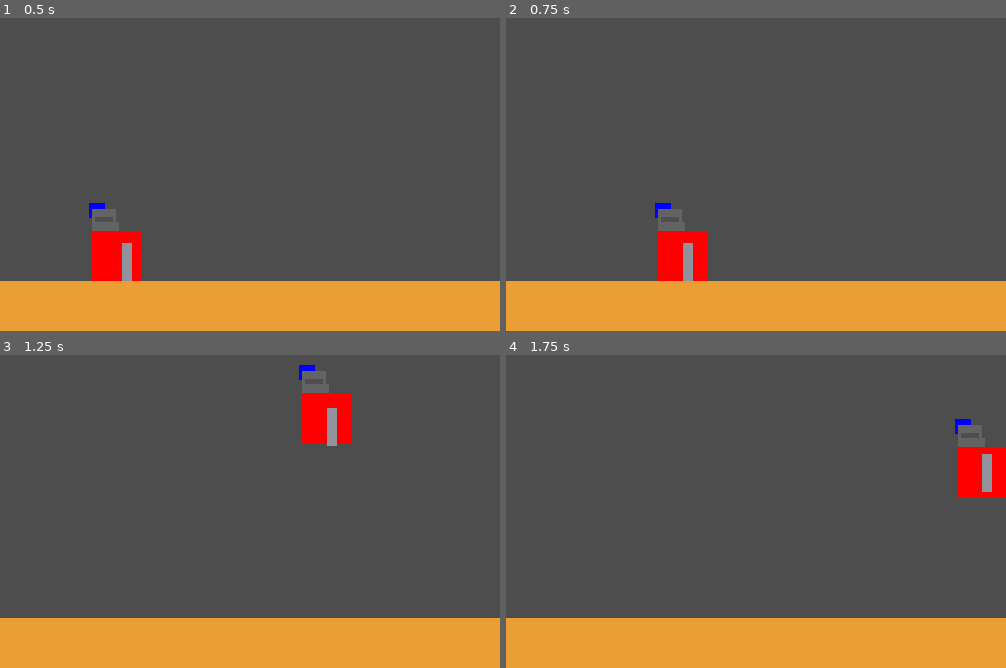
Above: before the commit, frames 1-4 (two rows, left to right).
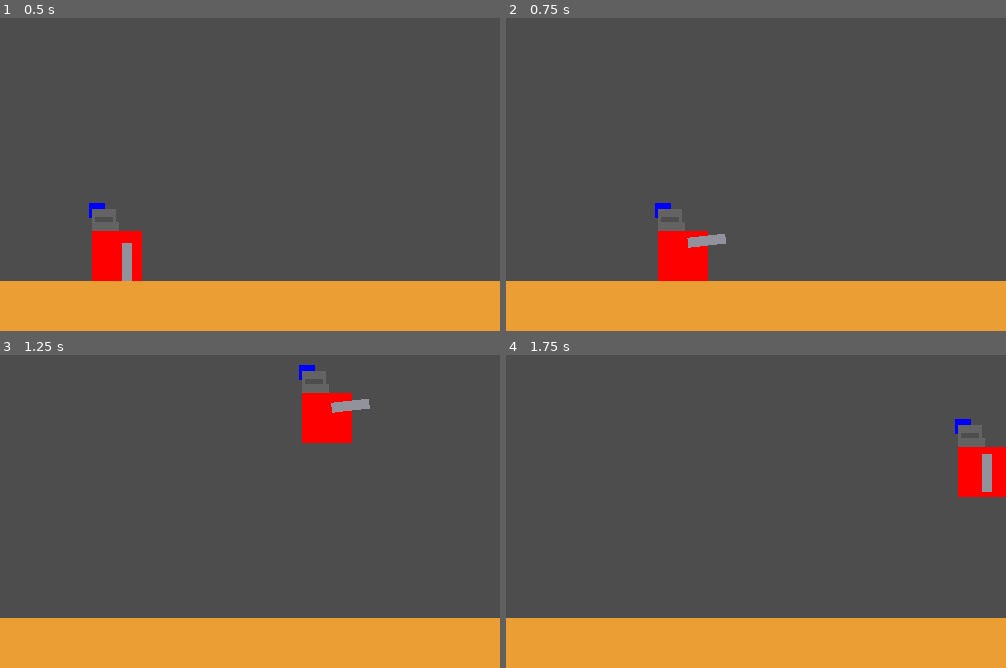
Above: after the commit, the same moments.

Repository: AceLeft/Dragon-Fall-Godot
Game: Godot game, scene res://lair/lair.tscn
Same seed, same stepped clock (60 frames per second), same inputs: the game is played once before the commit and once after it.
Inputs:
- Up to frame 1 (0.5 s): no input
- Up to frame 2 (0.75 s): hold D (move_right) from 0.53 s (still down); hold Space (attack, bound only after the commit) from 0.53 s (still down)
- Up to frame 3 (1.25 s): keep holding D (move_right); keep holding Space (attack, bound only after the commit); tap S (jump) at 0.77 s
- Up to frame 4 (1.75 s): keep holding D (move_right); release Space (attack, bound only after the commit) at 1.28 s; tap Space (attack, bound only after the commit) at 1.35 s; tap S (jump) at 1.52 s

Frame 1 is identical in both runs. In frame 2, 0.5% of the frame differs, in the area x 35-44%, y 69-85%; in frame 3, 0.5%; in frame 4, nothing differs.

Commit message:
Add sword swinging

Diff:
--- a/project/player/player.tscn
+++ b/project/player/player.tscn
@@ -10,6 +10,45 @@
 [sub_resource type="RectangleShape2D" id="RectangleShape2D_xhdim"]
 size = Vector2(10, 38)
 
+[sub_resource type="Animation" id="Animation_nw3m5"]
+resource_name = "swing_sword"
+length = 0.233337
+step = 0.0333333
+tracks/0/type = "value"
+tracks/0/imported = false
+tracks/0/enabled = true
+tracks/0/path = NodePath("..:rotation")
+tracks/0/interp = 1
+tracks/0/loop_wrap = true
+tracks/0/keys = {
+"times": PackedFloat32Array(0, 0.233333),
+"transitions": PackedFloat32Array(1, 0.466517),
+"update": 0,
+"values": [3.14159, 0.785398]
+}
+
+[sub_resource type="Animation" id="Animation_fdq1f"]
+resource_name = "reset"
+length = 0.10001
+tracks/0/type = "value"
+tracks/0/imported = false
+tracks/0/enabled = true
+tracks/0/path = NodePath("..:rotation")
+tracks/0/interp = 1
+tracks/0/loop_wrap = true
+tracks/0/keys = {
+"times": PackedFloat32Array(0.01),
+"transitions": PackedFloat32Array(1),
+"update": 0,
+"values": [3.14159]
+}
+
+[sub_resource type="AnimationLibrary" id="AnimationLibrary_cwhef"]
+_data = {
+"reset": SubResource("Animation_fdq1f"),
+"swing_sword": SubResource("Animation_nw3m5")
+}
+
 [node name="Player" type="CharacterBody2D"]
 collision_mask = 6
 script = ExtResource("1_vw3x2")
@@ -19,6 +58,7 @@
 offset_top = -50.0
 offset_right = 25.0
 color = Color(1, 0, 0, 1)
+metadata/_edit_use_anchors_ = true
 
 [node name="Hitbox" type="CollisionShape2D" parent="."]
 position = Vector2(0, -25)
@@ -30,7 +70,8 @@
 texture = ExtResource("1_vhqxy")
 
 [node name="Sword" type="RigidBody2D" parent="."]
-position = Vector2(10, -19)
+position = Vector2(10, -38)
+rotation = 0.785398
 collision_layer = 8
 collision_mask = 4
 gravity_scale = 0.0
@@ -39,12 +80,18 @@
 
 [node name="SwordRect" type="ColorRect" parent="Sword"]
 offset_left = -5.0
-offset_top = -19.0
+offset_top = -38.0
 offset_right = 5.0
-offset_bottom = 19.0
 color = Color(0.572549, 0.572549, 0.611765, 1)
-metadata/_edit_lock_ = true
 
 [node name="SwordCollision" type="CollisionShape2D" parent="Sword"]
+position = Vector2(-1.90735e-06, -19)
 shape = SubResource("RectangleShape2D_xhdim")
-metadata/_edit_lock_ = true
+
+[node name="SwordAnimator" type="AnimationPlayer" parent="Sword"]
+root_node = NodePath("../SwordRect")
+libraries = {
+"": SubResource("AnimationLibrary_cwhef")
+}
+
+[connection signal="animation_finished" from="Sword/SwordAnimator" to="Sword" method="_on_sword_animator_animation_finished"]
--- a/project/player/sword.gd
+++ b/project/player/sword.gd
@@ -1,10 +1,19 @@
 extends RigidBody2D
 
+var _attacking := false
+
 @onready var _player : Player = $".."
+@onready var _animation_player : AnimationPlayer = $SwordAnimator
 
+func _ready() -> void:
+	_animation_player.play("reset")
 
-# Called every frame. 'delta' is the elapsed time since the previous frame.
-func _process(delta):
+func _process(_delta) -> void:
+	if Input.is_action_pressed("attack") and not _attacking:
+		_attacking = true
+		_animation_player.play("swing_sword")
+
+	#Follow the player
 	if _player.velocity.y != 0:
 		linear_velocity.y = _player.velocity.y - .10
 	else:
@@ -14,3 +23,9 @@
 		linear_velocity.x = _player.velocity.x - .10
 	else:
 		linear_velocity.x = _player.velocity.x
+
+
+func _on_sword_animator_animation_finished(anim_name):
+	if anim_name == "swing_sword":
+		_animation_player.play("reset")
+		_attacking = false
--- a/project/project.godot
+++ b/project/project.godot
@@ -41,6 +41,11 @@
 , Object(InputEventKey,"resource_local_to_scene":false,"resource_name":"","device":-1,"window_id":0,"alt_pressed":false,"shift_pressed":false,"ctrl_pressed":false,"meta_pressed":false,"pressed":false,"keycode":0,"physical_keycode":4194320,"key_label":0,"unicode":0,"echo":false,"script":null)
 ]
 }
+attack={
+"deadzone": 0.5,
+"events": [Object(InputEventKey,"resource_local_to_scene":false,"resource_name":"","device":-1,"window_id":0,"alt_pressed":false,"shift_pressed":false,"ctrl_pressed":false,"meta_pressed":false,"pressed":false,"keycode":0,"physical_keycode":32,"key_label":0,"unicode":32,"echo":false,"script":null)
+]
+}
 
 [layer_names]
 
Not shown: 1 places in project/player/player.tscn that only renumber resources
